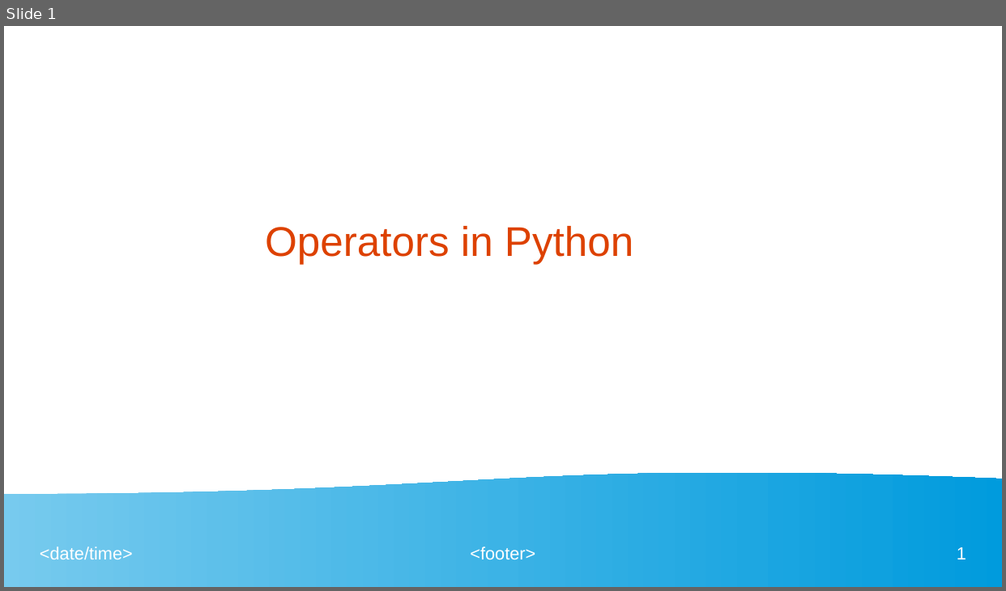
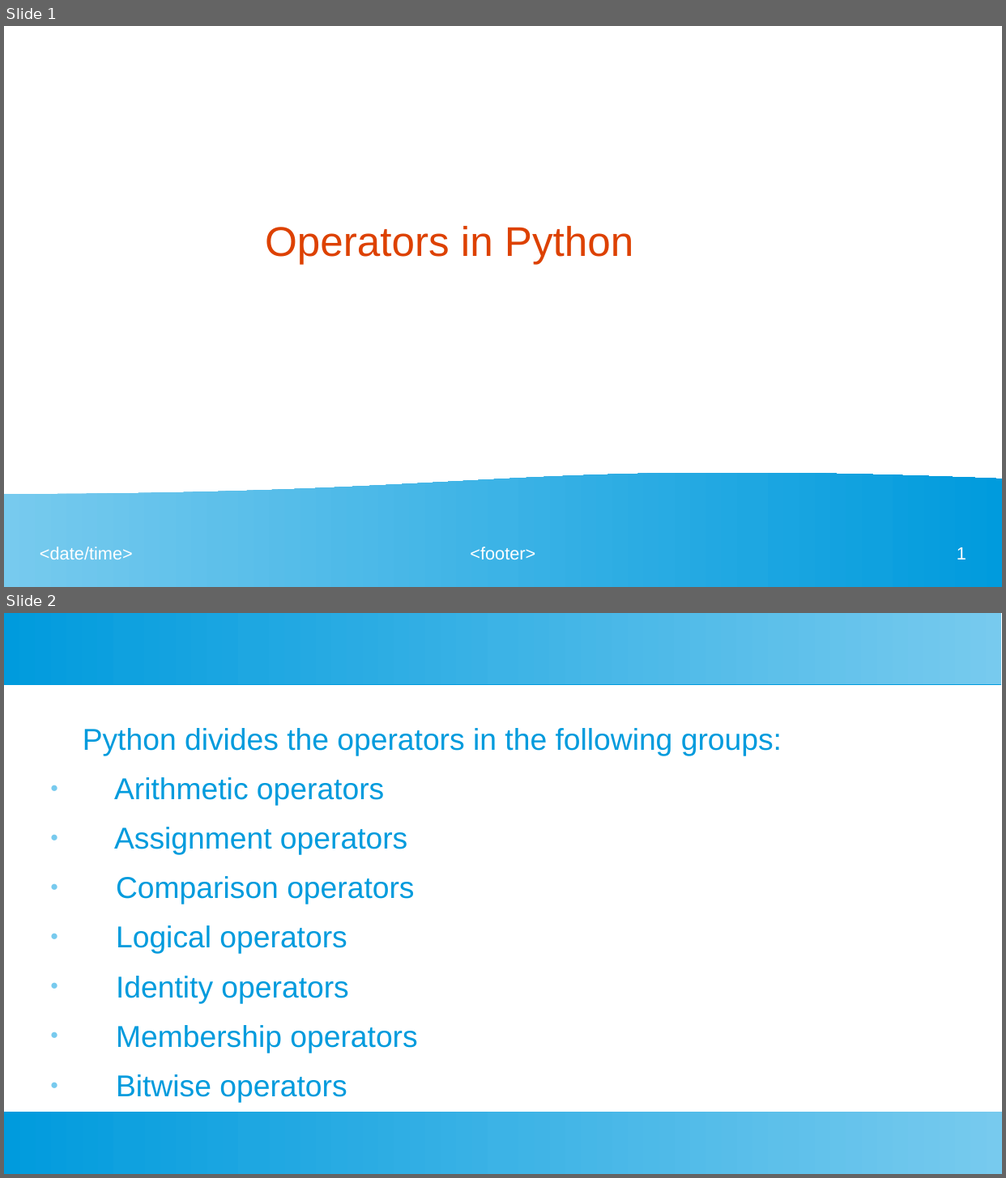
Before and after one commit to ashishjain1547/public_lessons_in_python, a slide deck: Ch 3 - Operators/Operators in Python.odp. Shown one above the other, each under a label of ours: slide 1 before the commit, slides 1 and 2 after it. The pictures are 1006x591 and 1006x1178 pixels, drawn with LibreOffice and Linux fonts; fonts in the diff are those of the drawing. Boxes give left, top, right and bottom in pixels: in the first picture for what was removed or moved away, otherwise in the second. Text is boxed around its words. In the diff, an @@ line names an element or a change of style, - is before the commit and + after.

```diff
--- a/Ch 3 - Operators/Operators in Python.odp
+++ b/Ch 3 - Operators/Operators in Python.odp
@@ slide 2 added at (4, 613, 1002, 1174), background #FFFFFF @@
@@ rectangle added at (4, 613, 1002, 684), fill gradient #77CAEE to #75C9EE to #73C9ED to #71C8ED to #6FC7ED to #6EC6ED @@
@@ text added at (83, 728, 782, 1053), 24 pt, text #009BDD @@
+Python divides the operators in the following groups:
+● Arithmetic operators
+● Assignment operators
+● Comparison operators
+● Logical operators
+● Identity operators
+● Membership operators
+● Bitwise operators
@@ rectangle added at (4, 1112, 1002, 1174), fill gradient #77CAEE to #75C9EE to #73C9ED to #71C8ED to #6FC7ED to #6EC6ED @@
```
Also in this commit, not shown: 1 slide changed, 9 other slides added, 29 other files.
